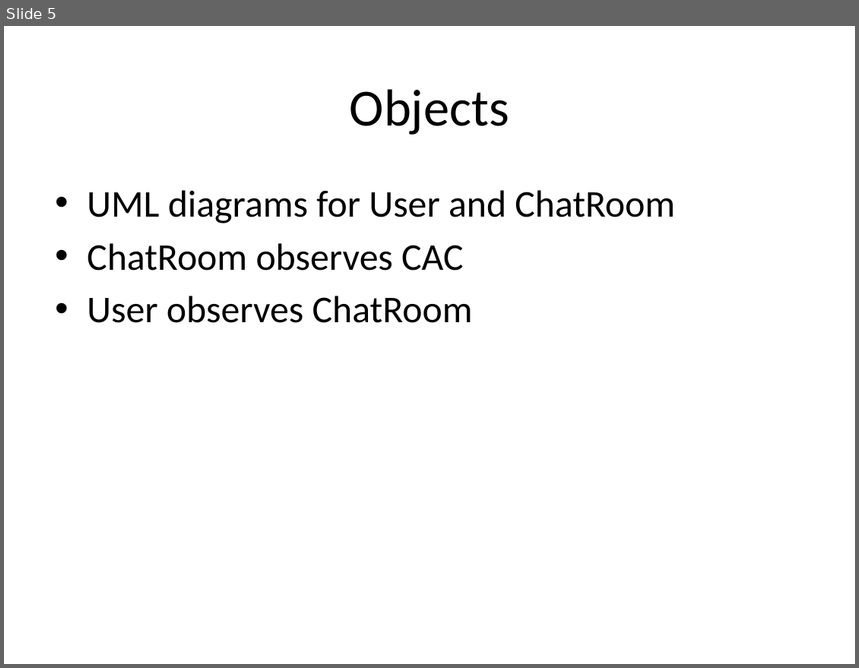
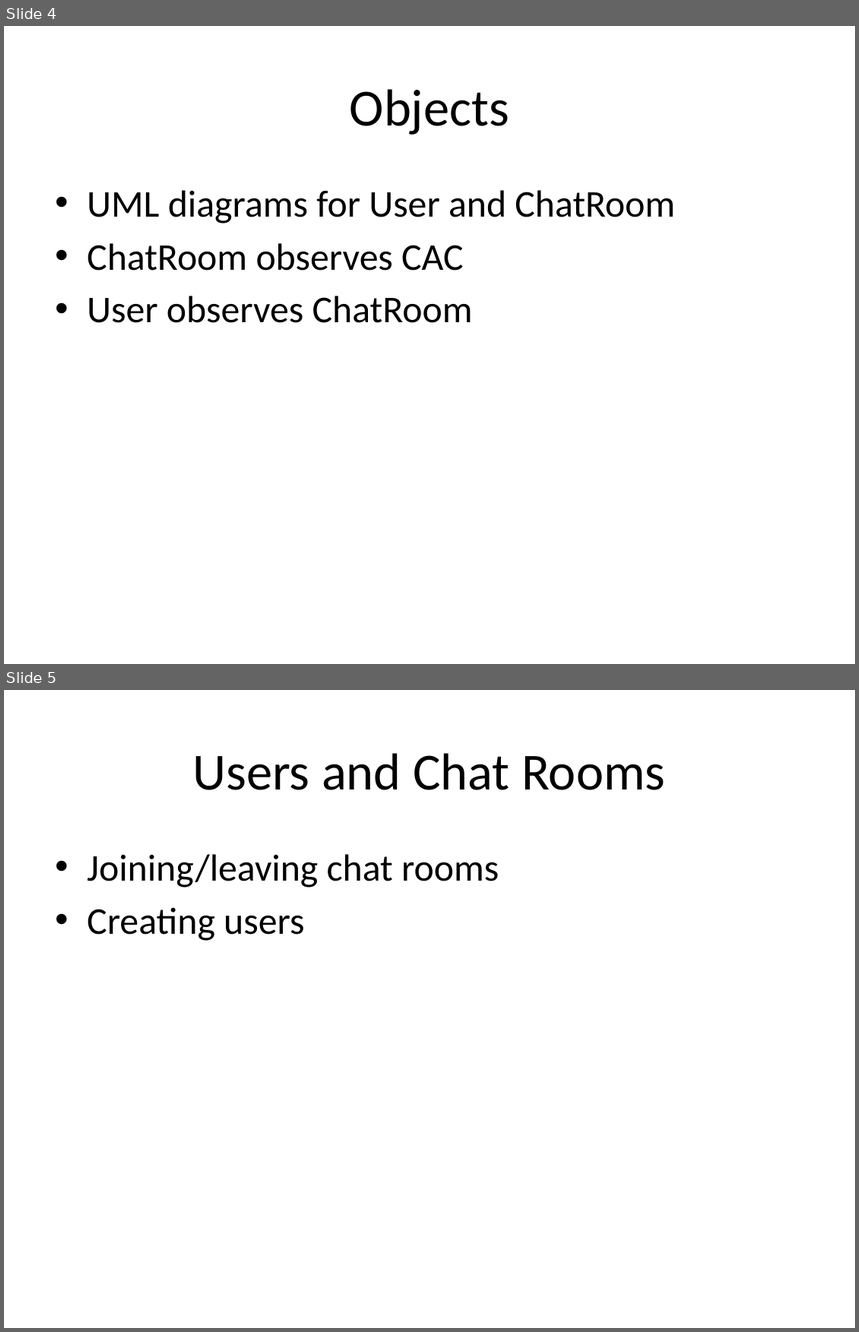
Before and after one commit to 11manu96/chat-app, a slide deck: src/main/resources/chat_app_presentation.pptx. Shown one above the other, each under a label of ours: slide 5 before the commit, slides 4 and 5 after it. The pictures are 859x668 and 859x1332 pixels, drawn with LibreOffice and Linux fonts; fonts in the diff are those of the drawing. Boxes give left, top, right and bottom in pixels: in the first picture for what was removed or moved away, otherwise in the second. Text is boxed around its words. In the diff, an @@ line names an element or a change of style, - is before the commit and + after.

```diff
--- a/src/main/resources/chat_app_presentation.pptx
+++ b/src/main/resources/chat_app_presentation.pptx
@@ slide 5 added at (4, 690, 855, 1328), background #FFFFFF @@
@@ title added at (193, 753, 665, 790), 44 pt, text #000000 @@
+Users and Chat Rooms
@@ text added at (87, 854, 499, 941), 32 pt, text #000000 @@
+• Joining/leaving chat rooms
+• Creating users
@@ what was slide 5 is now slide 4 @@
```
Also in this commit, not shown: 1 other slide added.
